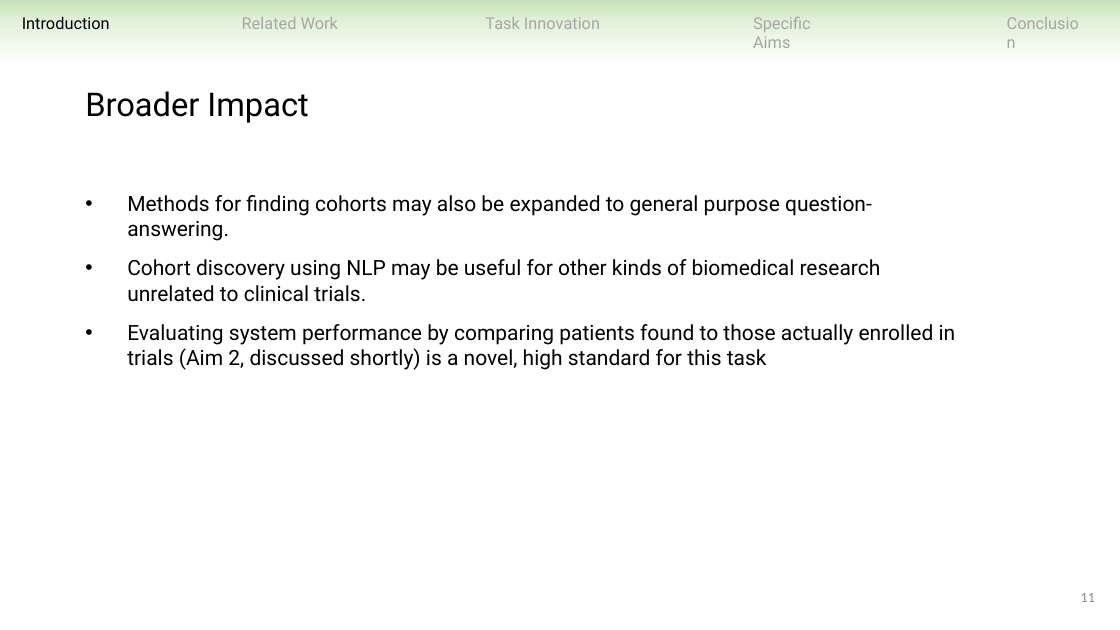
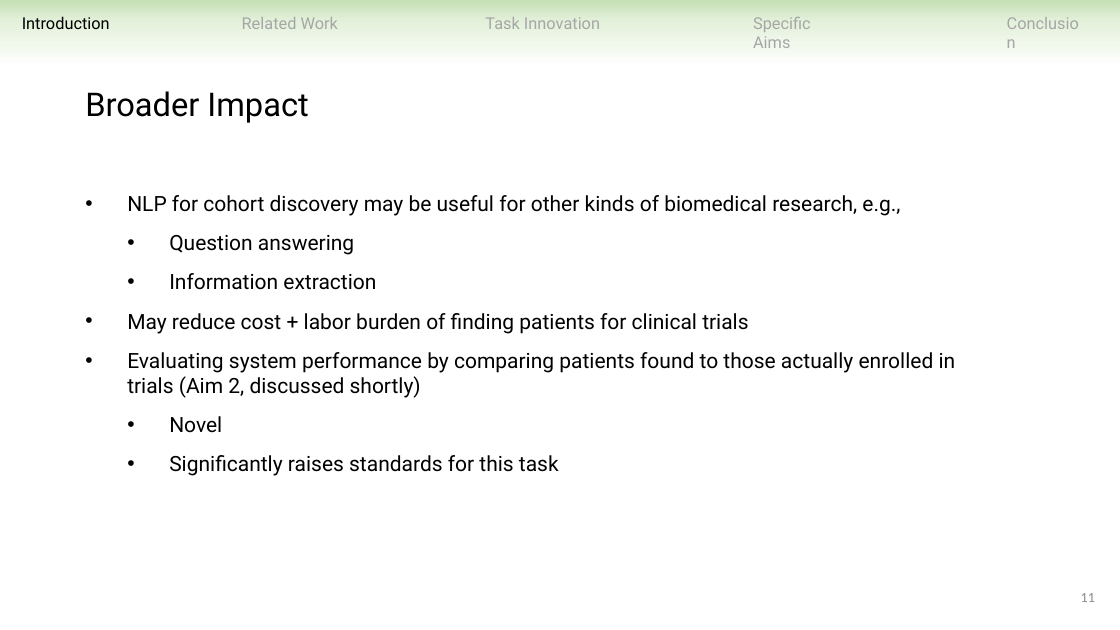
Before and after one commit to ndobb/dissertation, a slide deck: slide 11 of 4_general_exam/presentation/nic_dobbins_general_exam.pptx. Drawn at 1120x630 pixels with LibreOffice and Linux fonts; fonts in the diff are those of the drawing. Boxes give left, top, right and bottom in pixels: in the first picture for what was removed or moved away, otherwise in the second. Text is boxed around its words. In the diff, an @@ line names an element or a change of style, - is before the commit and + after.

```diff
--- a/4_general_exam/presentation/nic_dobbins_general_exam.pptx
+++ b/4_general_exam/presentation/nic_dobbins_general_exam.pptx
@@ text at <box>127,195,956,476</box>: text changed @@
-• Methods for finding cohorts may also be expanded to general purpose question-answering.
-• Cohort discovery using NLP may be useful for other kinds of biomedical research unrelated to clinical trials.
-• Evaluating system performance by comparing patients found to those actually enrolled in trials (Aim 2, discussed shortly) is a novel, high standard for this task
+• NLP for cohort discovery may be useful for other kinds of biomedical research, e.g.,
+  • Question answering
+  • Information extraction
+• May reduce cost + labor burden of finding patients for clinical trials
+• Evaluating system performance by comparing patients found to those actually enrolled in trials (Aim 2, discussed shortly)
+  • Novel
+  • Significantly raises standards for this task
```
Also in this commit, not shown: 49 other slides changed, 2 slides added, 4 slides removed.
